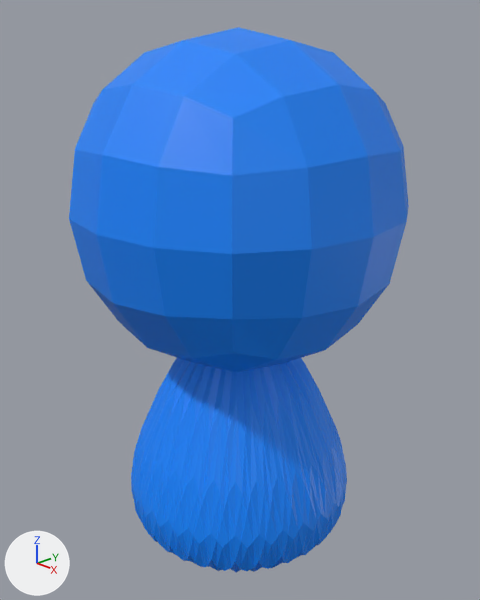
The Blender file Resources/Target/Target Blue.blend: old version first, new version second.
Camera for both pictures: a 50 mm lens placed at (2.45, -2.3, 2.48), pointed at (-0.02, 0.03, 1.19). The lights are fixed; the arrows at lower left show +X, +Y and +Z.

Before the edit, the objects in view are built like this:
```python
mat_マテリアル_001 = principled_material('マテリアル.001')
mat_マテリアル_001.base_color = (0.0, 0.234, 1.0)  # blue #0085ff
me_cube = bpy.data.meshes.new('Cube')
me_cube.from_pydata(...)  # a box spanning x -1.0..1.0, y -1.0..1.0, z -1.0..1.0; a 32-sided cone pointing to +z spanning x -1.0..1.0, y -1.0..1.0, z -2.11..-0.11
me_cube.materials.append(mat_マテリアル_001)  # blue #0085ff
ob_cube = bpy.data.objects.new('Cube', me_cube)
ob_cube.location = (0.0, 0.0, 1.724)
_m = ob_cube.modifiers.new('細分化', 'SUBSURF')
_m.levels = 3
```
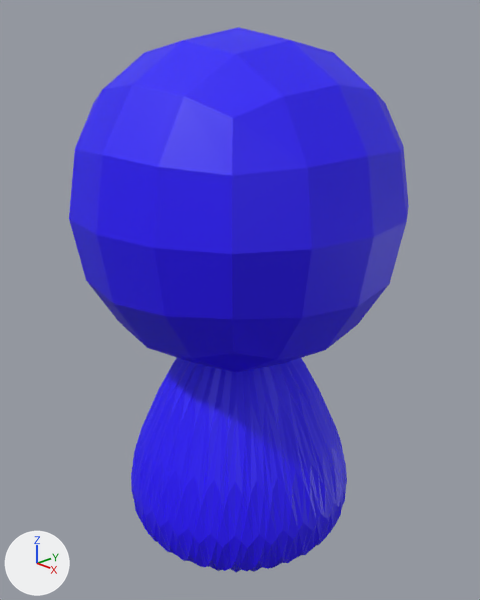
Changed parts and their boxes (x1, y1, x2, y2) in the pictures (480 x 600 px):
'Cube', surface changed: (69, 27, 409, 572) in both

What changed in the scene script:
```text
Add img_無題_jpg:
    img_無題_jpg = load_image('無題.jpg', '新しいフォルダー/無題.jpg', 500, 500, 'sRGB')
Change mat_マテリアル_001:
    remove mat_マテリアル_001.base_color = (0.0, 0.234, 1.0)  # blue #0085ff
    add mat_マテリアル_001.texture = img_無題_jpg
```
